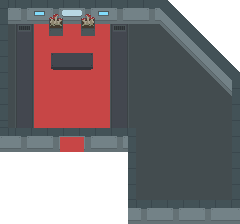
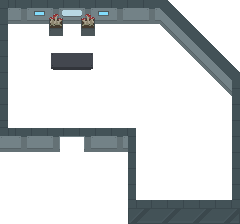
Layers edited between the first and the second 240px x 224px image:
renamed "Layer 1" to "walls", painted on it over [8, 24, 240, 224]
hid "floor" over [8, 24, 232, 200]
